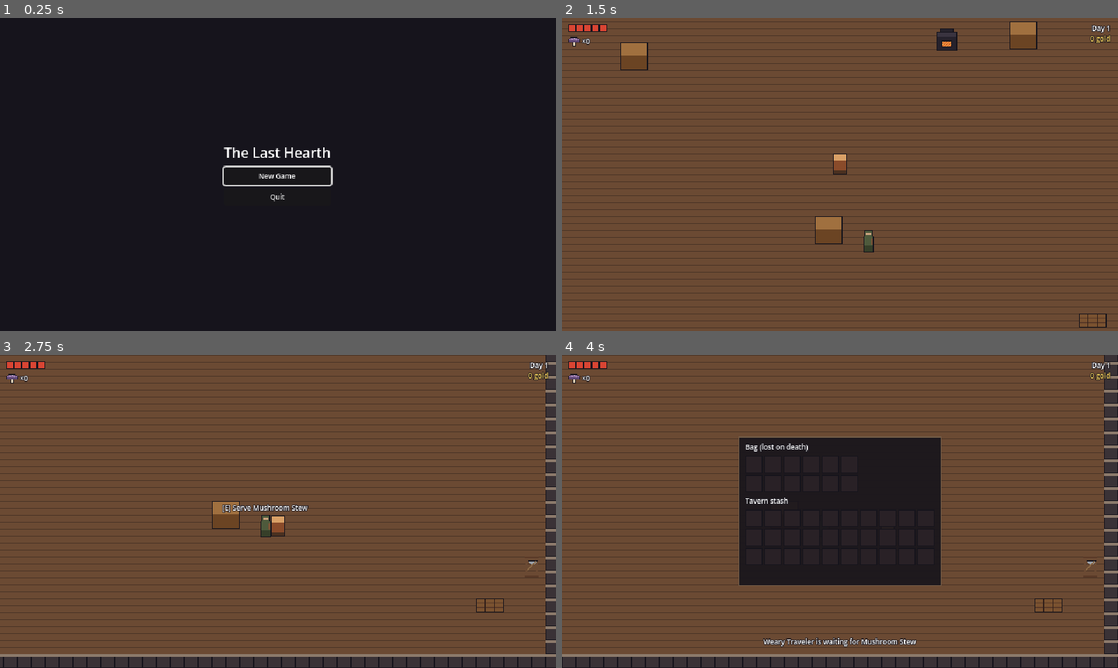
Above: before the commit, frames 1-4 (two rows, left to right).
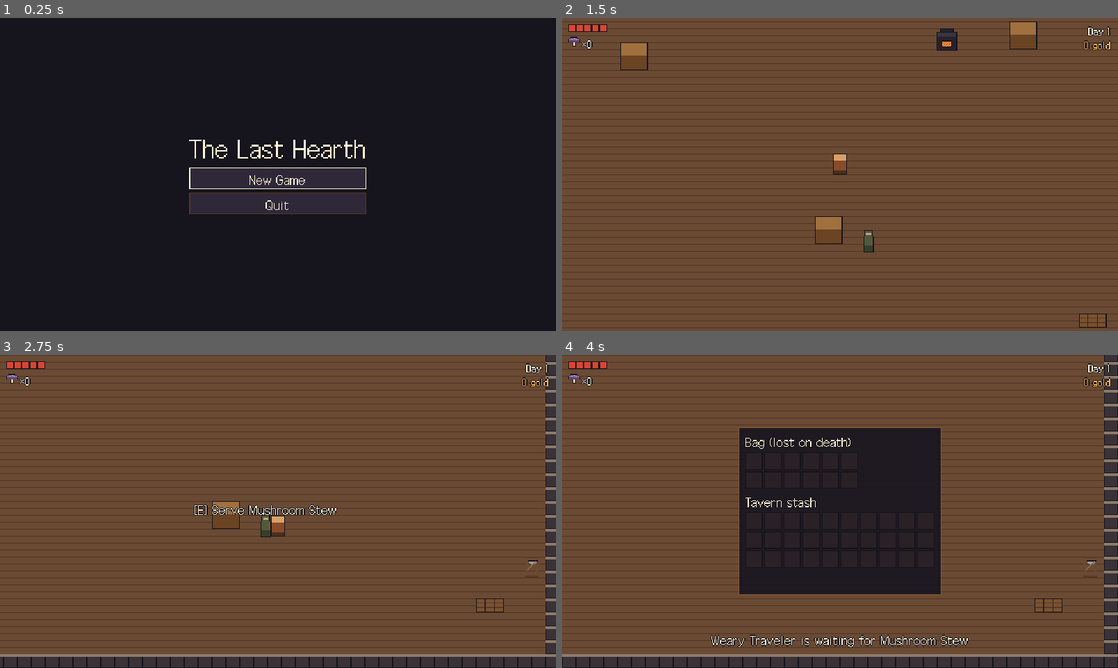
Above: after the commit, the same moments.

Repository: Nahidacute2710/TheLastHearth
Game: Godot game, scene res://scenes/main/main.tscn
The game is run twice, just before and just after one commit, with the same random seed, the same clock (stepped at 60 frames per second) and the same inputs.
Inputs (mouse positions are in pixels of both pictures, inside the frame that each line leads up to):
- Up to frame 1 (0.25 s): no input
- Up to frame 2 (1.5 s): click "New Game" at 0.5 s; tap Enter (ui_accept) at 1.25 s; move the mouse to (962, 158) at 1.27 s; press the mouse at (962, 158) at 1.28 s; hold D (movement_right) from 1.28 s (still down)
- Up to frame 3 (2.75 s): tap Enter (ui_accept) at 1.52, 2.27 s; move the mouse to (166, 527) at 2.02 s; release D (movement_right) at 2.03 s; release the mouse at (166, 527) at 2.03 s; hold S (movement_down) from 2.03 s (still down); tap Space (dodge) at 2.1 s
- Up to frame 4 (4 s): move the mouse to (895, 442) at 2.77 s; release S (movement_down) at 2.78 s; hold D (movement_right) 2.78-3.53 s; hold E (interact) 2.78-3.53 s; move the mouse to (812, 574) at 3.52 s; hold W (movement_up) from 3.53 s (still down); tap I at 3.6 s; click (812, 574) at 3.67 s; tap Enter (ui_accept) at 3.77 s

The runs differ from the first frame. In frame 1, 5.1% of the frame differs, in the area x 34-66%, y 38-63%; in frame 2, 0.3%; in frame 3, 1.0%; in frame 4, 4.1%.

Commit message:
feat(ui): pixel font and shared ui theme
Galmuri11 (12 px) for main text and Galmuri9 (10 px) for the HUD,
imported without antialiasing or hinting, with extra top spacing for
Vietnamese capital marks. Shared theme set as the project theme;
rejected candidate fonts removed.

Co-Authored-By: Claude Opus 5.5 <noreply@anthropic.com>
Claude-Session: https://claude.ai/code/session_01FpMZkMPH9x2XWYNUcd4vQ7

Diff:
--- a/the-last-hearth/project.godot
+++ b/the-last-hearth/project.godot
@@ -34,6 +34,10 @@
 window/size/window_height_override=720
 window/stretch/mode="canvas_items"
 window/stretch/scale_mode="integer"
+
+[gui]
+
+theme/custom="res://resources/ui/main_theme.tres"
 
 [input]
 
--- /dev/null
+++ b/the-last-hearth/resources/ui/fnt_hud.tres
@@ -0,0 +1,8 @@
+[gd_resource type="FontVariation" format=3]
+
+[ext_resource type="FontFile" path="res://assets/fonts/fnt_galmuri9.ttf" id="1_font"]
+
+[resource]
+base_font = ExtResource("1_font")
+spacing_top = 4
+spacing_bottom = 1
--- /dev/null
+++ b/the-last-hearth/resources/ui/fnt_main.tres
@@ -0,0 +1,7 @@
+[gd_resource type="FontVariation" format=3]
+
+[ext_resource type="FontFile" path="res://assets/fonts/fnt_galmuri11.ttf" id="1_font"]
+
+[resource]
+base_font = ExtResource("1_font")
+spacing_top = 5
--- /dev/null
+++ b/the-last-hearth/resources/ui/main_theme.tres
@@ -0,0 +1,109 @@
+[gd_resource type="Theme" format=3]
+
+[ext_resource type="FontVariation" path="res://resources/ui/fnt_main.tres" id="1_main"]
+[ext_resource type="FontVariation" path="res://resources/ui/fnt_hud.tres" id="2_hud"]
+
+[sub_resource type="StyleBoxFlat" id="StyleBox_button_normal"]
+content_margin_left = 6.0
+content_margin_top = 3.0
+content_margin_right = 6.0
+content_margin_bottom = 3.0
+bg_color = Color(0.1804, 0.1569, 0.2196, 1)
+border_width_left = 1
+border_width_top = 1
+border_width_right = 1
+border_width_bottom = 1
+border_color = Color(0.3529, 0.2118, 0.149, 1)
+
+[sub_resource type="StyleBoxFlat" id="StyleBox_button_hover"]
+content_margin_left = 6.0
+content_margin_top = 3.0
+content_margin_right = 6.0
+content_margin_bottom = 3.0
+bg_color = Color(0.2431, 0.2039, 0.2745, 1)
+border_width_left = 1
+border_width_top = 1
+border_width_right = 1
+border_width_bottom = 1
+border_color = Color(0.9686, 0.7098, 0.2902, 1)
+
+[sub_resource type="StyleBoxFlat" id="StyleBox_button_pressed"]
+content_margin_left = 6.0
+content_margin_top = 3.0
+content_margin_right = 6.0
+content_margin_bottom = 3.0
+bg_color = Color(0.2, 0.1255, 0.102, 1)
+border_width_left = 1
+border_width_top = 1
+border_width_right = 1
+border_width_bottom = 1
+border_color = Color(0.8784, 0.4824, 0.1804, 1)
+
+[sub_resource type="StyleBoxFlat" id="StyleBox_button_disabled"]
+content_margin_left = 6.0
+content_margin_top = 3.0
+content_margin_right = 6.0
+content_margin_bottom = 3.0
+bg_color = Color(0.1294, 0.1137, 0.1608, 1)
+border_width_left = 1
+border_width_top = 1
+border_width_right = 1
+border_width_bottom = 1
+border_color = Color(0.2431, 0.2667, 0.3216, 1)
+
+[sub_resource type="StyleBoxFlat" id="StyleBox_button_focus"]
+content_margin_left = 6.0
+content_margin_top = 3.0
+content_margin_right = 6.0
+content_margin_bottom = 3.0
+bg_color = Color(0, 0, 0, 0)
+border_width_left = 1
+border_width_top = 1
+border_width_right = 1
+border_width_bottom = 1
+border_color = Color(1, 0.9569, 0.8392, 1)
+
+[sub_resource type="StyleBoxFlat" id="StyleBox_panel"]
+content_margin_left = 8.0
+content_margin_top = 6.0
+content_margin_right = 8.0
+content_margin_bottom = 8.0
+bg_color = Color(0.102, 0.08627, 0.1255, 0.94)
+border_width_left = 1
+border_width_top = 1
+border_width_right = 1
+border_width_bottom = 1
+border_color = Color(0.5412, 0.3529, 0.2314, 1)
+
+[resource]
+default_font = ExtResource("1_main")
+default_font_size = 12
+Button/colors/font_color = Color(1, 0.9569, 0.8392, 1)
+Button/colors/font_disabled_color = Color(0.5569, 0.549, 0.5412, 1)
+Button/colors/font_focus_color = Color(1, 0.9569, 0.8392, 1)
+Button/colors/font_hover_color = Color(1, 0.9137, 0.6588, 1)
+Button/colors/font_pressed_color = Color(0.9686, 0.7098, 0.2902, 1)
+Button/font_sizes/font_size = 12
+Button/styles/disabled = SubResource("StyleBox_button_disabled")
+Button/styles/focus = SubResource("StyleBox_button_focus")
+Button/styles/hover = SubResource("StyleBox_button_hover")
+Button/styles/normal = SubResource("StyleBox_button_normal")
+Button/styles/pressed = SubResource("StyleBox_button_pressed")
+ErrorLabel/base_type = &"Label"
+ErrorLabel/colors/font_color = Color(0.9098, 0.451, 0.3529, 1)
+HudGoldLabel/base_type = &"HudLabel"
+HudGoldLabel/colors/font_color = Color(0.9686, 0.7098, 0.2902, 1)
+HudLabel/base_type = &"Label"
+HudLabel/font_sizes/font_size = 10
+HudLabel/fonts/font = ExtResource("2_hud")
+Label/colors/font_color = Color(1, 0.9569, 0.8392, 1)
+Label/colors/font_outline_color = Color(0.08627, 0.07843, 0.1098, 1)
+Label/constants/line_spacing = 0
+Label/constants/outline_size = 2
+Label/font_sizes/font_size = 12
+PanelContainer/styles/panel = SubResource("StyleBox_panel")
+SlotCountLabel/base_type = &"HudLabel"
+SlotCountLabel/constants/outline_size = 2
+TitleLabel/base_type = &"Label"
+TitleLabel/constants/outline_size = 4
+TitleLabel/font_sizes/font_size = 24
--- a/the-last-hearth/scenes/debug/font_preview.gd
+++ b/the-last-hearth/scenes/debug/font_preview.gd
@@ -1,21 +1,19 @@
 class_name FontPreview
 extends Control
-## Debug screen (VS-A): shows every string of translations.csv with each candidate pixel font,
-## at the game's 640x360 resolution, so the owner can pick a font by eye.
+## Debug screen (VS-A): shows every string of translations.csv with the game's fonts (as used by the
+## UI theme), at the game's 640x360 resolution, to check Vietnamese text by eye.
 ## Keys: left/right change font, accept toggles EN/VI, up/down scroll, cancel quits.
 
 const CSV_PATH: String = "res://localization/translations.csv"
 const DIACRITICS_SAMPLE: String = "ầ ẫ ặ ổ ự ỡ ẳ ễ ị ỹ   Ầ Ẫ Ặ Ổ Ự Ỡ Ẳ Ễ Ị Ỹ   Đ đ Ơ ơ Ư ư Ă ă Â â Ê ê Ô ô"
 const CANDIDATES: Array[Dictionary] = [
-	{"name": "Galmuri11", "path": "res://assets/fonts/candidates/fnt_galmuri11.ttf", "size": 12, "gap": 3, "license": "SIL OFL 1.1"},
-	{"name": "Galmuri9", "path": "res://assets/fonts/candidates/fnt_galmuri9.ttf", "size": 10, "gap": 3, "license": "SIL OFL 1.1"},
-	{"name": "Tiny5", "path": "res://assets/fonts/candidates/fnt_tiny5.ttf", "size": 8, "gap": 5, "license": "SIL OFL 1.1"},
-	{"name": "VT323", "path": "res://assets/fonts/candidates/fnt_vt323.ttf", "size": 16, "gap": 1, "license": "SIL OFL 1.1"},
+	{"name": "Galmuri11 (main)", "path": "res://resources/ui/fnt_main.tres", "size": 12, "gap": 0, "license": "SIL OFL 1.1"},
+	{"name": "Galmuri9 (HUD)", "path": "res://resources/ui/fnt_hud.tres", "size": 10, "gap": 0, "license": "SIL OFL 1.1"},
 ]
 ## Capital words with stacked marks: shows whether marks collide with the line above.
 const CAPITALS_SAMPLE: String = "QUẢN ĐỐC RỖNG  CỬA HẦM  NGỌN LỬA GỐC  ẨM ƯỚT  Ở ĐÂY"
-## Space above the first row, so marks above the font's ascent are not clipped by the scroll area.
-const TOP_PADDING: int = 10
+## Space above the first row (the game fonts already reserve room for capital marks).
+const TOP_PADDING: int = 2
 const LANGUAGES: Array[String] = ["EN", "VI"]
 const SCROLL_STEP: int = 24
 const TEXT_COLOR: Color = Color(0.92, 0.88, 0.8)
@@ -90,13 +88,9 @@
 	return _label_settings.font
 
 
-## Loads a candidate as a crisp pixel font (no antialiasing, hinting or subpixel positioning).
-static func load_candidate_font(path: String) -> FontFile:
-	var font: FontFile = load(path) as FontFile
-	font.antialiasing = TextServer.FONT_ANTIALIASING_NONE
-	font.hinting = TextServer.HINTING_NONE
-	font.subpixel_positioning = TextServer.SUBPIXEL_POSITIONING_DISABLED
-	return font
+## Loads one of the game fonts (a FontVariation over a FontFile imported without antialiasing).
+static func load_preview_font(path: String) -> Font:
+	return load(path) as Font
 
 
 ## CSV rows without the header: [key, en, vi].
@@ -120,7 +114,7 @@
 
 func _rebuild() -> void:
 	var candidate: Dictionary = CANDIDATES[_font_index]
-	_label_settings.font = load_candidate_font(candidate["path"])
+	_label_settings.font = load_preview_font(candidate["path"])
 	_label_settings.font_size = candidate["size"]
 	_list.add_theme_constant_override(&"separation", candidate["gap"])
 	_header.text = "%s  %d px  %s  [%s]   <- -> font   Enter EN/VI   Up/Down scroll   Esc quit" % [
--- a/the-last-hearth/scenes/ui/day_gold_display.tscn
+++ b/the-last-hearth/scenes/ui/day_gold_display.tscn
@@ -1,17 +1,6 @@
 [gd_scene format=3]
 
 [ext_resource type="Script" path="res://scenes/ui/day_gold_display.gd" id="1_script"]
-
-[sub_resource type="LabelSettings" id="LabelSettings_day"]
-font_size = 8
-outline_size = 3
-outline_color = Color(0.0862745, 0.0784314, 0.109804, 1)
-
-[sub_resource type="LabelSettings" id="LabelSettings_gold"]
-font_size = 8
-font_color = Color(0.95, 0.8, 0.35, 1)
-outline_size = 3
-outline_color = Color(0.0862745, 0.0784314, 0.109804, 1)
 
 [node name="DayGoldDisplay" type="VBoxContainer"]
 anchors_preset = 1
@@ -30,12 +19,12 @@
 unique_name_in_owner = true
 layout_mode = 2
 auto_translate_mode = 2
-label_settings = SubResource("LabelSettings_day")
+theme_type_variation = &"HudLabel"
 horizontal_alignment = 2
 
 [node name="GoldLabel" type="Label" parent="."]
 unique_name_in_owner = true
 layout_mode = 2
 auto_translate_mode = 2
-label_settings = SubResource("LabelSettings_gold")
+theme_type_variation = &"HudGoldLabel"
 horizontal_alignment = 2
--- a/the-last-hearth/scenes/ui/hud.tscn
+++ b/the-last-hearth/scenes/ui/hud.tscn
@@ -2,11 +2,6 @@
 
 [ext_resource type="Script" path="res://scenes/ui/hud.gd" id="1_script"]
 [ext_resource type="Resource" path="res://data/items/cave_mushroom.tres" id="2_mushroom"]
-
-[sub_resource type="LabelSettings" id="LabelSettings_hud"]
-font_size = 8
-outline_size = 3
-outline_color = Color(0.0862745, 0.0784314, 0.109804, 1)
 
 [node name="HUD" type="Control"]
 layout_mode = 3
@@ -36,4 +31,4 @@
 offset_right = 55.0
 offset_bottom = 25.0
 auto_translate_mode = 2
-label_settings = SubResource("LabelSettings_hud")
+theme_type_variation = &"HudLabel"
--- a/the-last-hearth/scenes/ui/interaction_prompt.tscn
+++ b/the-last-hearth/scenes/ui/interaction_prompt.tscn
@@ -2,14 +2,8 @@
 
 [ext_resource type="Script" path="res://scenes/ui/interaction_prompt.gd" id="1_script"]
 
-[sub_resource type="LabelSettings" id="LabelSettings_prompt"]
-font_size = 8
-outline_size = 3
-outline_color = Color(0.0862745, 0.0784314, 0.109804, 1)
-
 [node name="InteractionPrompt" type="Label"]
 auto_translate_mode = 2
 mouse_filter = 2
-label_settings = SubResource("LabelSettings_prompt")
 horizontal_alignment = 1
 script = ExtResource("1_script")
--- a/the-last-hearth/scenes/ui/inventory_panel.gd
+++ b/the-last-hearth/scenes/ui/inventory_panel.gd
@@ -8,8 +8,6 @@
 const SLOT_SIZE: Vector2 = Vector2(20.0, 20.0)
 const SLOT_COLOR: Color = Color(0.16, 0.13, 0.15)
 const SLOT_BORDER: Color = Color(0.0862745, 0.0784314, 0.109804)
-
-@export var label_settings: LabelSettings
 
 @onready var _bag_grid: GridContainer = %BagGrid
 @onready var _stash_grid: GridContainer = %StashGrid
@@ -114,10 +112,12 @@
 	var count: Label = Label.new()
 	count.name = "Count"
 	count.auto_translate_mode = Node.AUTO_TRANSLATE_MODE_DISABLED
-	count.label_settings = label_settings
+	count.theme_type_variation = &"SlotCountLabel"
 	count.horizontal_alignment = HORIZONTAL_ALIGNMENT_RIGHT
-	count.position = Vector2(0.0, 8.0)
-	count.size = Vector2(19.0, 12.0)
+	count.vertical_alignment = VERTICAL_ALIGNMENT_BOTTOM
+	count.set_anchors_and_offsets_preset(Control.PRESET_FULL_RECT)
+	count.offset_right = -1.0
+	count.offset_bottom = 2.0
 	count.mouse_filter = Control.MOUSE_FILTER_IGNORE
 	slot.add_child(count)
 	return slot
--- a/the-last-hearth/scenes/ui/inventory_panel.tscn
+++ b/the-last-hearth/scenes/ui/inventory_panel.tscn
@@ -1,28 +1,6 @@
 [gd_scene format=3]
 
 [ext_resource type="Script" path="res://scenes/ui/inventory_panel.gd" id="1_script"]
-
-[sub_resource type="LabelSettings" id="LabelSettings_title"]
-font_size = 8
-outline_size = 3
-outline_color = Color(0.0862745, 0.0784314, 0.109804, 1)
-
-[sub_resource type="LabelSettings" id="LabelSettings_count"]
-font_size = 8
-outline_size = 2
-outline_color = Color(0.0862745, 0.0784314, 0.109804, 1)
-
-[sub_resource type="StyleBoxFlat" id="StyleBoxFlat_panel"]
-bg_color = Color(0.1, 0.085, 0.11, 0.94)
-border_width_left = 1
-border_width_top = 1
-border_width_right = 1
-border_width_bottom = 1
-border_color = Color(0.45, 0.36, 0.28, 1)
-content_margin_left = 8.0
-content_margin_top = 6.0
-content_margin_right = 8.0
-content_margin_bottom = 8.0
 
 [node name="InventoryPanel" type="Control"]
 layout_mode = 3
@@ -33,7 +11,6 @@
 grow_vertical = 2
 mouse_filter = 2
 script = ExtResource("1_script")
-label_settings = SubResource("LabelSettings_count")
 
 [node name="Center" type="CenterContainer" parent="."]
 layout_mode = 1
@@ -46,7 +23,6 @@
 
 [node name="Frame" type="PanelContainer" parent="Center"]
 layout_mode = 2
-theme_override_styles/panel = SubResource("StyleBoxFlat_panel")
 
 [node name="Rows" type="VBoxContainer" parent="Center/Frame"]
 layout_mode = 2
@@ -55,7 +31,6 @@
 [node name="BagTitle" type="Label" parent="Center/Frame/Rows"]
 layout_mode = 2
 text = "UI_INVENTORY_BAG"
-label_settings = SubResource("LabelSettings_title")
 
 [node name="BagGrid" type="GridContainer" parent="Center/Frame/Rows"]
 unique_name_in_owner = true
@@ -67,7 +42,6 @@
 [node name="StashTitle" type="Label" parent="Center/Frame/Rows"]
 layout_mode = 2
 text = "UI_INVENTORY_STASH"
-label_settings = SubResource("LabelSettings_title")
 
 [node name="StashGrid" type="GridContainer" parent="Center/Frame/Rows"]
 unique_name_in_owner = true
@@ -81,7 +55,6 @@
 custom_minimum_size = Vector2(0, 12)
 layout_mode = 2
 auto_translate_mode = 2
-label_settings = SubResource("LabelSettings_title")
 
 [node name="EatButton" type="Button" parent="Center/Frame/Rows"]
 unique_name_in_owner = true
@@ -89,4 +62,3 @@
 layout_mode = 2
 size_flags_horizontal = 0
 auto_translate_mode = 2
-theme_override_font_sizes/font_size = 8
--- a/the-last-hearth/scenes/ui/main_menu.tscn
+++ b/the-last-hearth/scenes/ui/main_menu.tscn
@@ -1,22 +1,6 @@
 [gd_scene format=3]
 
 [ext_resource type="Script" path="res://scenes/ui/main_menu.gd" id="1_script"]
-
-[sub_resource type="LabelSettings" id="LabelSettings_title"]
-font_size = 16
-outline_size = 4
-outline_color = Color(0.0862745, 0.0784314, 0.109804, 1)
-
-[sub_resource type="LabelSettings" id="LabelSettings_text"]
-font_size = 8
-outline_size = 3
-outline_color = Color(0.0862745, 0.0784314, 0.109804, 1)
-
-[sub_resource type="LabelSettings" id="LabelSettings_error"]
-font_size = 8
-font_color = Color(0.95, 0.45, 0.35, 1)
-outline_size = 3
-outline_color = Color(0.0862745, 0.0784314, 0.109804, 1)
 
 [node name="MainMenu" type="Control"]
 process_mode = 3
@@ -52,14 +36,14 @@
 [node name="Title" type="Label" parent="Center/Rows"]
 layout_mode = 2
 text = "GAME_TITLE"
-label_settings = SubResource("LabelSettings_title")
+theme_type_variation = &"TitleLabel"
 horizontal_alignment = 1
 
 [node name="ErrorLabel" type="Label" parent="Center/Rows"]
 unique_name_in_owner = true
 custom_minimum_size = Vector2(300, 0)
 layout_mode = 2
-label_settings = SubResource("LabelSettings_error")
+theme_type_variation = &"ErrorLabel"
 horizontal_alignment = 1
 autowrap_mode = 3
 
@@ -72,21 +56,18 @@
 unique_name_in_owner = true
 custom_minimum_size = Vector2(120, 0)
 layout_mode = 2
-theme_override_font_sizes/font_size = 8
 text = "MENU_CONTINUE"
 
 [node name="NewGameButton" type="Button" parent="Center/Rows/Buttons"]
 unique_name_in_owner = true
 custom_minimum_size = Vector2(120, 0)
 layout_mode = 2
-theme_override_font_sizes/font_size = 8
 text = "MENU_NEW_GAME"
 
 [node name="QuitButton" type="Button" parent="Center/Rows/Buttons"]
 unique_name_in_owner = true
 custom_minimum_size = Vector2(120, 0)
 layout_mode = 2
-theme_override_font_sizes/font_size = 8
 text = "MENU_QUIT"
 
 [node name="Confirm" type="VBoxContainer" parent="Center/Rows"]
@@ -98,7 +79,6 @@
 custom_minimum_size = Vector2(300, 0)
 layout_mode = 2
 text = "MENU_CONFIRM_OVERWRITE"
-label_settings = SubResource("LabelSettings_text")
 horizontal_alignment = 1
 autowrap_mode = 3
 
@@ -110,12 +90,10 @@
 unique_name_in_owner = true
 custom_minimum_size = Vector2(120, 0)
 layout_mode = 2
-theme_override_font_sizes/font_size = 8
 text = "MENU_YES"
 
 [node name="ConfirmNo" type="Button" parent="Center/Rows/Confirm/ConfirmButtons"]
 unique_name_in_owner = true
 custom_minimum_size = Vector2(120, 0)
 layout_mode = 2
-theme_override_font_sizes/font_size = 8
 text = "MENU_NO"
--- a/the-last-hearth/scenes/ui/pause_menu.tscn
+++ b/the-last-hearth/scenes/ui/pause_menu.tscn
@@ -1,22 +1,6 @@
 [gd_scene format=3]
 
 [ext_resource type="Script" path="res://scenes/ui/pause_menu.gd" id="1_script"]
-
-[sub_resource type="LabelSettings" id="LabelSettings_title"]
-font_size = 16
-outline_size = 4
-outline_color = Color(0.0862745, 0.0784314, 0.109804, 1)
-
-[sub_resource type="LabelSettings" id="LabelSettings_text"]
-font_size = 8
-outline_size = 3
-outline_color = Color(0.0862745, 0.0784314, 0.109804, 1)
-
-[sub_resource type="LabelSettings" id="LabelSettings_error"]
-font_size = 8
-font_color = Color(0.95, 0.45, 0.35, 1)
-outline_size = 3
-outline_color = Color(0.0862745, 0.0784314, 0.109804, 1)
 
 [node name="PauseMenu" type="Control"]
 process_mode = 3
@@ -52,19 +36,16 @@
 [node name="Title" type="Label" parent="Center/Rows"]
 layout_mode = 2
 text = "PAUSE_TITLE"
-label_settings = SubResource("LabelSettings_text")
 horizontal_alignment = 1
 
 [node name="ResumeButton" type="Button" parent="Center/Rows"]
 unique_name_in_owner = true
 custom_minimum_size = Vector2(120, 0)
 layout_mode = 2
-theme_override_font_sizes/font_size = 8
 text = "PAUSE_RESUME"
 
 [node name="MainMenuButton" type="Button" parent="Center/Rows"]
 unique_name_in_owner = true
 custom_minimum_size = Vector2(120, 0)
 layout_mode = 2
-theme_override_font_sizes/font_size = 8
 text = "PAUSE_MAIN_MENU"
--- a/the-last-hearth/scenes/ui/toast.gd
+++ b/the-last-hearth/scenes/ui/toast.gd
@@ -4,8 +4,6 @@
 const SHOW_TIME: float = 2.0
 const FADE_TIME: float = 0.4
 const MAX_LINES: int = 4
-
-@export var label_settings: LabelSettings
 
 
 func _ready() -> void:
@@ -20,7 +18,6 @@
 		oldest.queue_free()
 	var line: Label = Label.new()
 	line.auto_translate_mode = Node.AUTO_TRANSLATE_MODE_DISABLED
-	line.label_settings = label_settings
 	line.horizontal_alignment = HORIZONTAL_ALIGNMENT_CENTER
 	line.text = message
 	add_child(line)
--- a/the-last-hearth/scenes/ui/toast.tscn
+++ b/the-last-hearth/scenes/ui/toast.tscn
@@ -1,11 +1,6 @@
 [gd_scene format=3]
 
 [ext_resource type="Script" path="res://scenes/ui/toast.gd" id="1_script"]
-
-[sub_resource type="LabelSettings" id="LabelSettings_toast"]
-font_size = 8
-outline_size = 3
-outline_color = Color(0.0862745, 0.0784314, 0.109804, 1)
 
 [node name="Toast" type="VBoxContainer"]
 anchors_preset = 7
@@ -22,4 +17,3 @@
 mouse_filter = 2
 alignment = 2
 script = ExtResource("1_script")
-label_settings = SubResource("LabelSettings_toast")
--- a/the-last-hearth/tests/test_font_preview.gd
+++ b/the-last-hearth/tests/test_font_preview.gd
@@ -1,7 +1,13 @@
 extends "res://tests/test_case.gd"
+## VSA1: game fonts (Galmuri11 main, Galmuri9 HUD), shared theme, and the font preview debug screen.
 
 const PREVIEW_SCENE: String = "res://scenes/debug/font_preview.tscn"
+const THEME_PATH: String = "res://resources/ui/main_theme.tres"
+const MAIN_FONT: String = "res://resources/ui/fnt_main.tres"
+const HUD_FONT: String = "res://resources/ui/fnt_hud.tres"
 const FontPreviewScript: GDScript = preload("res://scenes/debug/font_preview.gd")
+## Rendered glyph images carry 1 px of padding on each side.
+const GLYPH_PADDING: float = 1.0
 
 var _preview: Control = null
 
@@ -20,24 +26,57 @@
 	return _preview
 
 
-func test_every_candidate_covers_all_translation_characters() -> void:
-	var rows: Array[PackedStringArray] = FontPreviewScript.read_translation_rows()
-	check(rows.size() > 30, "translations.csv rows are read")
+func _all_text() -> String:
 	var text: String = FontPreviewScript.DIACRITICS_SAMPLE + FontPreviewScript.CAPITALS_SAMPLE
-	for row: PackedStringArray in rows:
+	for row: PackedStringArray in FontPreviewScript.read_translation_rows():
 		text += row[1] + row[2]
-	for candidate: Dictionary in FontPreviewScript.CANDIDATES:
-		var font: FontFile = FontPreviewScript.load_candidate_font(candidate["path"])
-		check(font != null, "%s loads" % candidate["name"])
-		if font == null:
-			continue
-		check_eq(font.antialiasing, TextServer.FONT_ANTIALIASING_NONE, "%s has no antialiasing" % candidate["name"])
+	return text
+
+
+func test_theme_uses_galmuri_at_native_sizes() -> void:
+	var theme: Theme = load(THEME_PATH) as Theme
+	check_eq(ProjectSettings.get_setting("gui/theme/custom"), THEME_PATH, "project theme is set")
+	check_eq(theme.default_font.resource_path, MAIN_FONT, "main font is Galmuri11")
+	check_eq(theme.default_font_size, 12, "main font at its native 12 px")
+	check_eq(theme.get_font(&"font", &"HudLabel").resource_path, HUD_FONT, "HUD font is Galmuri9")
+	check_eq(theme.get_font_size(&"font_size", &"HudLabel"), 10, "HUD font at its native 10 px")
+	check_eq(theme.get_font_size(&"font_size", &"TitleLabel") % 12, 0, "title is a whole multiple of 12 px")
+	for path: String in [MAIN_FONT, HUD_FONT]:
+		var base: FontFile = (load(path) as FontVariation).base_font as FontFile
+		check_eq(base.antialiasing, TextServer.FONT_ANTIALIASING_NONE, "%s: no antialiasing" % path)
+		check_eq(base.hinting, TextServer.HINTING_NONE, "%s: no hinting" % path)
+		check_eq(base.subpixel_positioning, TextServer.SUBPIXEL_POSITIONING_DISABLED, "%s: no subpixel" % path)
+
+
+func test_game_fonts_cover_every_character() -> void:
+	var text: String = _all_text()
+	for path: String in [MAIN_FONT, HUD_FONT]:
+		var font: Font = load(path) as Font
 		var missing: String = ""
 		for i: int in text.length():
 			var code: int = text.unicode_at(i)
 			if code > 32 and not font.has_char(code) and not missing.contains(char(code)):
 				missing += char(code)
-		check_eq(missing, "", "%s has every character" % candidate["name"])
+		check_eq(missing, "", "%s has every character" % path)
+
+
+func test_line_height_fits_capital_marks_and_descenders() -> void:
+	var ts: TextServer = TextServerManager.get_primary_interface()
+	for entry: Array in [[MAIN_FONT, 12], [HUD_FONT, 10]]:
+		var font: Font = load(entry[0]) as Font
+		var size: int = entry[1]
+		var rid: RID = font.get_rids()[0]
+		var top: float = 0.0
+		var bottom: float = 0.0
+		for c: String in FontPreviewScript.CAPITALS_SAMPLE + "ẦẪẶỔỰỠẲỄỸỮgjpqyỵ":
+			var glyph: int = ts.font_get_glyph_index(rid, size, c.unicode_at(0), 0)
+			ts.font_render_glyph(rid, Vector2i(size, 0), glyph)
+			var offset: Vector2 = ts.font_get_glyph_offset(rid, Vector2i(size, 0), glyph)
+			var glyph_size: Vector2 = ts.font_get_glyph_size(rid, Vector2i(size, 0), glyph)
+			top = maxf(top, -offset.y - GLYPH_PADDING)
+			bottom = maxf(bottom, offset.y + glyph_size.y - GLYPH_PADDING)
+		check(font.get_ascent(size) >= top, "%s: capital marks fit above the line (%s > %s)" % [entry[0], top, font.get_ascent(size)])
+		check(font.get_descent(size) >= bottom, "%s: descenders fit below the line" % entry[0])
 
 
 func test_preview_lists_every_string_in_vietnamese_first() -> void:
@@ -47,18 +86,18 @@
 	check_eq(texts.size(), rows.size(), "one row per translation key")
 	check_eq(preview.call("get_language"), "VI", "starts in Vietnamese")
 	check_eq(texts[1], rows[1][2], "rows show the vi column")
-	check(str(preview.call("get_header_text")).contains("Galmuri11"), "header names the first font")
+	check(str(preview.call("get_header_text")).contains("Galmuri11"), "header names the main font")
 
 
 func test_preview_switches_font_and_language_on_screen() -> void:
 	var preview: Control = await _open_preview()
 	var first_font: Font = preview.call("get_row_font")
 	preview.call("next_font", 1)
-	check_eq(preview.call("get_font_name"), "Galmuri9", "right goes to the next font")
+	check(str(preview.call("get_font_name")).begins_with("Galmuri9"), "right goes to the HUD font")
 	check(preview.call("get_row_font") != first_font, "rows are redrawn with the new font")
 	check(str(preview.call("get_header_text")).contains("Galmuri9"), "header shows the new font")
-	preview.call("next_font", -2)
-	check_eq(preview.call("get_font_name"), "VT323", "left wraps around to the last font")
+	preview.call("next_font", 1)
+	check(str(preview.call("get_font_name")).begins_with("Galmuri11"), "wraps around to the first font")
 	preview.call("toggle_language")
 	await tree.process_frame
 	var rows: Array[PackedStringArray] = FontPreviewScript.read_translation_rows()
Renamed: the-last-hearth/assets/fonts/candidates/LICENSE_galmuri.txt -> the-last-hearth/assets/fonts/LICENSE_galmuri.txt
Not shown, removed: the-last-hearth/assets/fonts/candidates/LICENSE_tiny5.txt
Not shown, removed: the-last-hearth/assets/fonts/candidates/LICENSE_vt323.txt
Not shown, removed: the-last-hearth/assets/fonts/candidates/fnt_galmuri11.ttf.import
Binary file removed: the-last-hearth/assets/fonts/candidates/fnt_tiny5.ttf
Not shown, removed: the-last-hearth/assets/fonts/candidates/fnt_tiny5.ttf.import
Binary file removed: the-last-hearth/assets/fonts/candidates/fnt_vt323.ttf
Renamed: the-last-hearth/assets/fonts/candidates/fnt_galmuri11.ttf -> the-last-hearth/assets/fonts/fnt_galmuri11.ttf
Not shown, changed: the-last-hearth/assets/fonts/fnt_galmuri11.ttf.import
Renamed: the-last-hearth/assets/fonts/candidates/fnt_galmuri9.ttf -> the-last-hearth/assets/fonts/fnt_galmuri9.ttf
Not shown, changed: the-last-hearth/assets/fonts/fnt_galmuri9.ttf.import
Not shown, changed: CHANGELOG.md
(and 2 more such lines)
